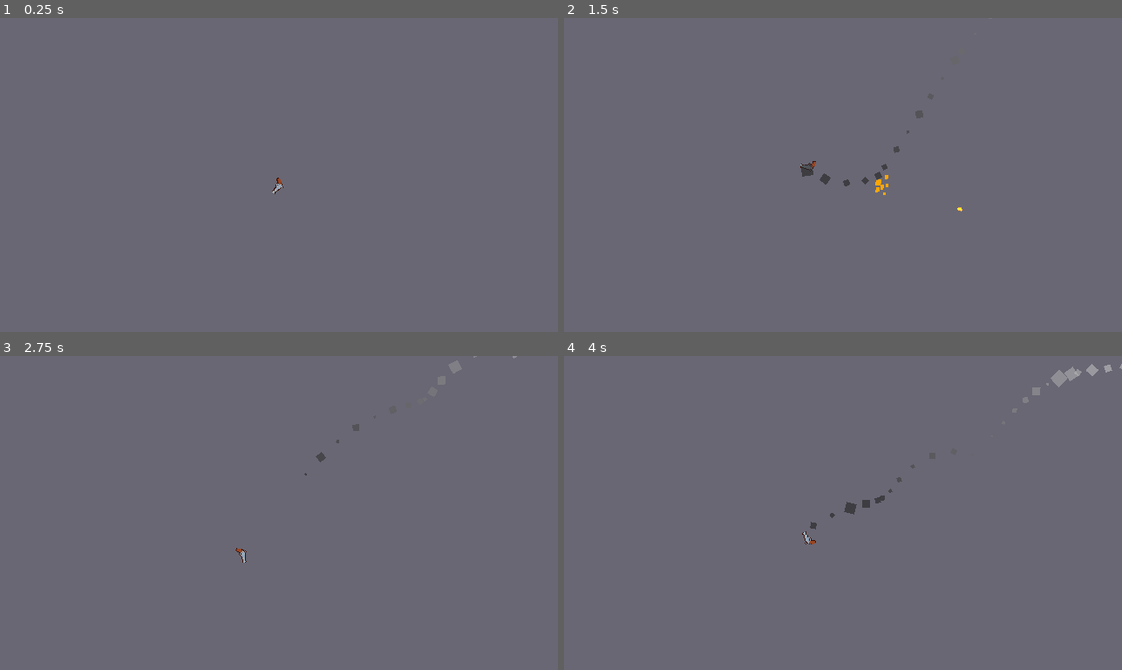
Above: before the commit, frames 1-4 (two rows, left to right).
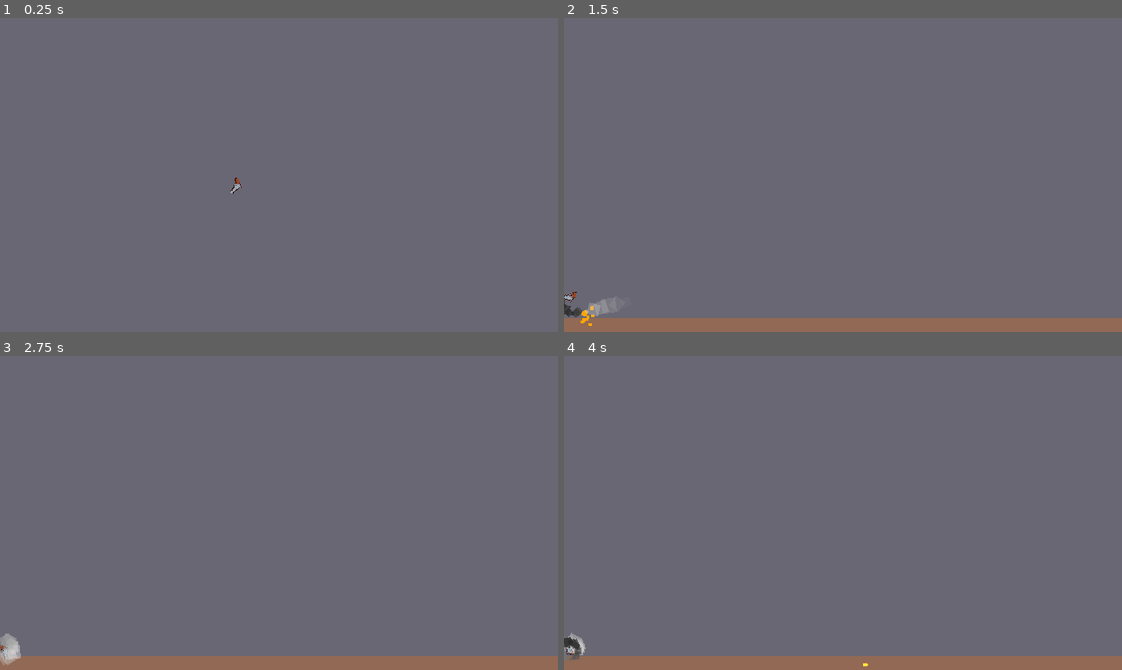
Above: after the commit, the same moments.

Repository: VI6IX/gunning-jump
Game: Godot game, scene res://scenes/main.tscn
Same seed, same stepped clock (60 frames per second), same inputs: the game is played once before the commit and once after it.
Inputs:
- Up to frame 1 (0.25 s): no input
- Up to frame 2 (1.5 s): tap Space (shoot) at 0.6, 1.35 s
- Up to frame 3 (2.75 s): tap Space (shoot) at 2.1 s
- Up to frame 4 (4 s): tap Space (shoot) at 2.85, 3.6 s

The runs differ from the first frame. In frame 1, 0.1% of the frame differs, in the area x 41-51%, y 50-57%; in frame 2, 5.1%; in frame 3, 4.8%; in frame 4, 5.1%, in the area x 0-100%, y 2-100%.

Commit message:
feat: add placeholder obstacles and camera

Diff:
--- a/scenes/main.tscn
+++ b/scenes/main.tscn
@@ -3,9 +3,52 @@
 [ext_resource type="PackedScene" uid="uid://cadv51p4j4u3u" path="res://scenes/player/player.tscn" id="2_0wfyh"]
 [ext_resource type="PackedScene" uid="uid://dbe4jxyj0n7xx" path="res://scenes/camera/camera_2d.tscn" id="3_sugp2"]
 
+[sub_resource type="RectangleShape2D" id="RectangleShape2D_0wfyh"]
+size = Vector2(655, 70.5)
+
+[sub_resource type="RectangleShape2D" id="RectangleShape2D_sugp2"]
+size = Vector2(24.75, 9094)
+
+[sub_resource type="RectangleShape2D" id="RectangleShape2D_jyhfs"]
+size = Vector2(23.75, 9094)
+
+[sub_resource type="RectangleShape2D" id="RectangleShape2D_tbgi4"]
+size = Vector2(714.375, 59.15625)
+
 [node name="Main" type="Node2D" unique_id=1324312788]
 
 [node name="Player" parent="." unique_id=2002667588 instance=ExtResource("2_0wfyh")]
+position = Vector2(272, 88)
+motion_mode = 0
 
 [node name="Camera2D" parent="." unique_id=109566839 node_paths=PackedStringArray("player") instance=ExtResource("3_sugp2")]
+limit_left = 0
+limit_right = 640
+limit_bottom = 358
 player = NodePath("../Player")
+
+[node name="Bounds" type="StaticBody2D" parent="." unique_id=692232391]
+
+[node name="CollisionShape2D" type="CollisionShape2D" parent="Bounds" unique_id=186265077]
+position = Vector2(322, 377)
+shape = SubResource("RectangleShape2D_0wfyh")
+
+[node name="ColorRect" type="ColorRect" parent="Bounds/CollisionShape2D" unique_id=1122145750]
+offset_left = -327.00003
+offset_top = -35.0
+offset_right = -287.00003
+offset_bottom = 5.0
+scale = Vector2(16.405445, 1.7209302)
+color = Color(0.57, 0.4104, 0.33060002, 1)
+
+[node name="CollisionShape2D2" type="CollisionShape2D" parent="Bounds" unique_id=1547620608]
+position = Vector2(652.375, -4116)
+shape = SubResource("RectangleShape2D_sugp2")
+
+[node name="CollisionShape2D3" type="CollisionShape2D" parent="Bounds" unique_id=1850737239]
+position = Vector2(-11.875, -4117)
+shape = SubResource("RectangleShape2D_jyhfs")
+
+[node name="CollisionShape2D4" type="CollisionShape2D" parent="Bounds" unique_id=1566328911]
+position = Vector2(307.8125, -8693.422)
+shape = SubResource("RectangleShape2D_tbgi4")
--- a/scenes/particles/smoke.tscn
+++ b/scenes/particles/smoke.tscn
@@ -15,6 +15,7 @@
 emitting = false
 amount = 32
 texture = ExtResource("1_w7gg4")
+lifetime = 0.5
 one_shot = true
 direction = Vector2(0, -1)
 spread = 20.0
